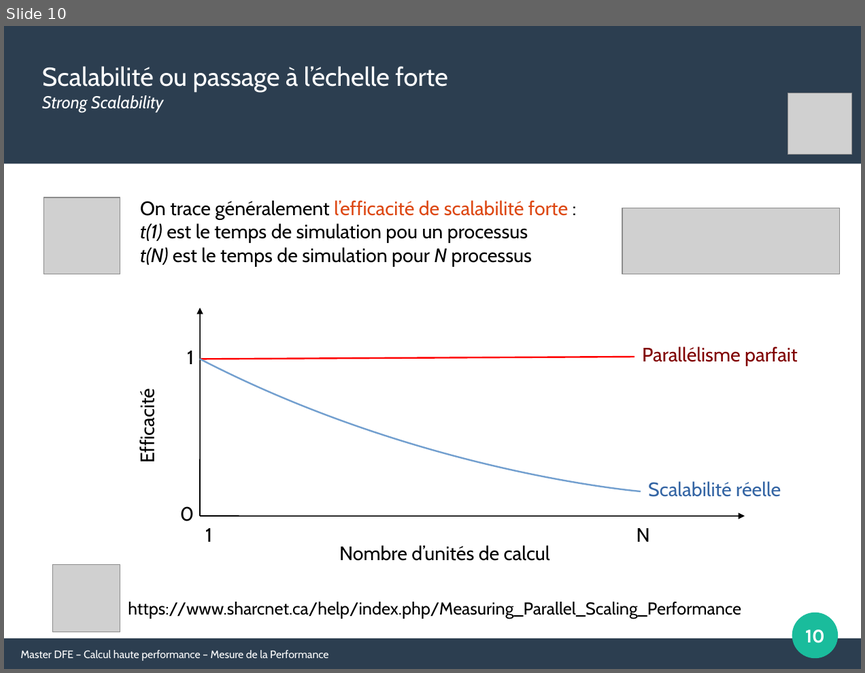
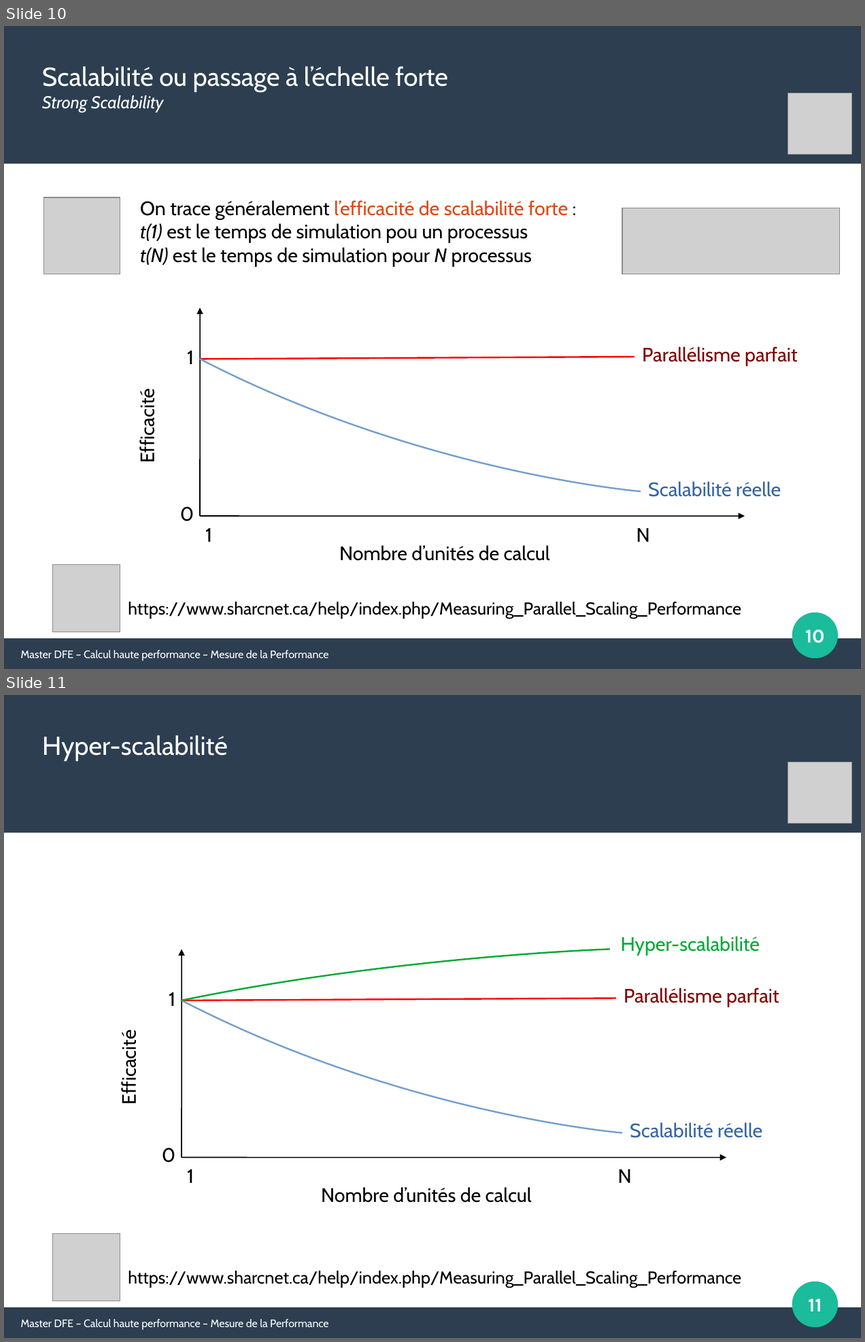
Before and after one commit to Maison-de-la-Simulation/HPC-DFE-Paris-Saclay, a slide deck: support/mesure_performance.odp. Shown one above the other, each under a label of ours: slide 10 before the commit, slides 10 and 11 after it. The pictures are 865x673 and 865x1342 pixels, drawn with LibreOffice and Linux fonts; fonts in the diff are those of the drawing; grey boxes stand for pictures. Boxes give left, top, right and bottom in pixels: in the first picture for what was removed or moved away, otherwise in the second. Text is boxed around its words. In the diff, an @@ line names an element or a change of style, - is before the commit and + after.

```diff
--- a/support/mesure_performance.odp
+++ b/support/mesure_performance.odp
@@ slide 11 added at [4, 695, 861, 1338], background #FFFFFF; not listed: 3 template elements that a slide beside it also shows @@
@@ text added at [42, 735, 228, 761], 24 pt, text #FFFFFF @@
+Hyper-scalabilité
@@ picture added at [788, 762, 851, 824] @@
@@ text added at [621, 936, 759, 955], 18 pt, text #00A933 @@
+Hyper-scalabilité
@@ arrow added from (181, 1157) to (181, 949), #000000 0.99 pt @@
@@ freeform shape added at [181, 949, 610, 1000], outline #00A933 1.5 pt @@
@@ text added at [169, 992, 175, 1006], 18 pt, text #000000 @@
+1
@@ freeform shape added at [181, 1000, 622, 1133], outline #729FCF 1.5 pt @@
@@ line added from (182, 1000) to (616, 998), #FF0000 1.5 pt @@
@@ text added at [623, 987, 779, 1007], 18 pt, text #800000 @@
+Parallélisme parfait
@@ text added at [117, 1037, 141, 1102], 18 pt, text #000000 @@
+Efficacité
@@ text added at [630, 1122, 762, 1138], 18 pt, text #3465A4 @@
+Scalabilité réelle
@@ text added at [162, 1147, 175, 1162], 18 pt, text #000000 @@
+0
@@ arrow added from (181, 1157) to (726, 1157), #000000 0.99 pt @@
@@ text added at [187, 1169, 194, 1183], 18 pt, text #000000 @@
+1
@@ text added at [618, 1169, 632, 1183], 18 pt, text #000000 @@
+N
@@ text added at [321, 1187, 532, 1202], 18 pt, text #000000 @@
+Nombre d’unités de calcul
@@ picture added at [53, 1234, 121, 1302] @@
@@ text added at [128, 1270, 741, 1287], 16 pt, text #000000 @@
+https://www.sharcnet.ca/help/index.php/Measuring_Parallel_Scaling_Performance
@@ page number added at [808, 1298, 821, 1311], 18 pt, text #FFFFFF, bold @@
+11
@@ text added at [21, 1319, 328, 1329], 10 pt, text #FFFFFF @@
+Master DFE – Calcul haute performance – Mesure de la Performance
```
Also in this commit, not shown: 2 slides changed, 1 other file.
